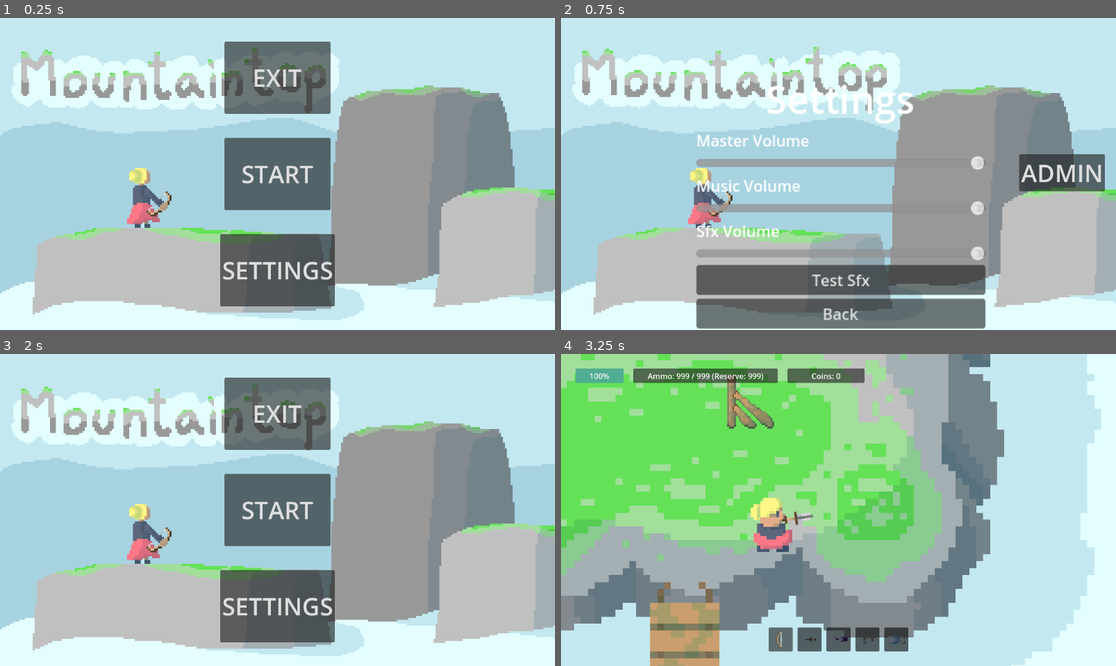
Above: before the commit, frames 1-4 (two rows, left to right).
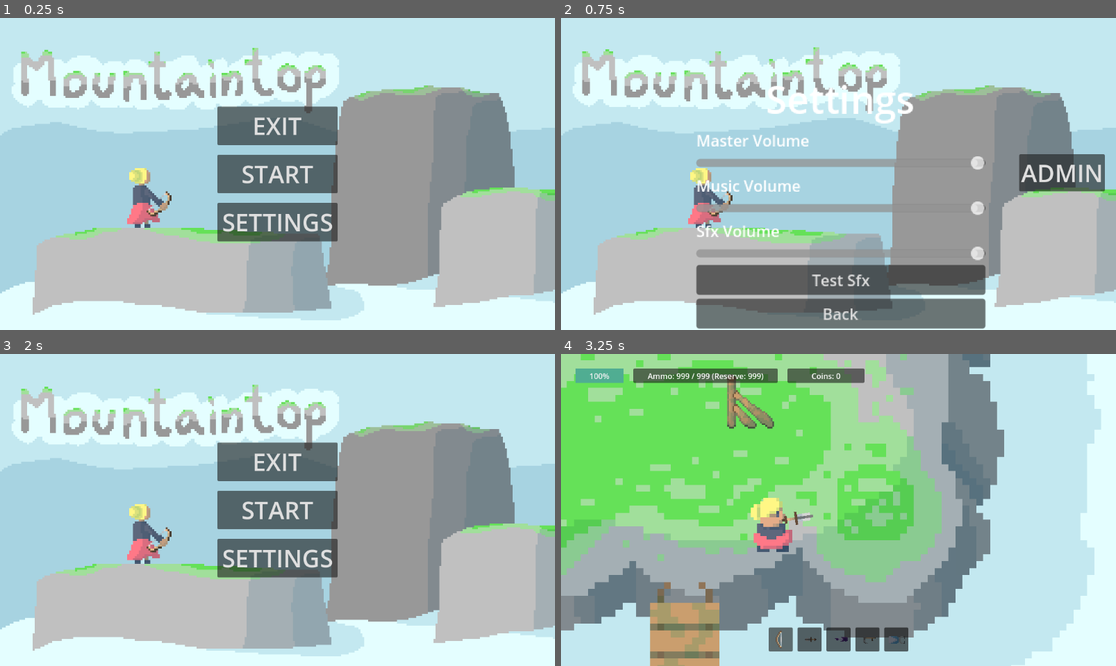
Above: after the commit, the same moments.

Repository: Kryzi/Eksamens-projekt
Game: Godot game, scene res://scenes/main_menu/main_menu.tscn
Two runs of this game, one before a commit and one after it. Both use one fixed random seed, a clock stepped at 60 frames per second and the inputs below. The engine's default icon, where the game draws it, is replaced by a stand-in: a white triangle on a blue panel in a dark square. Sound files missing from this copy of the repository are replaced by a short silence.
Inputs (mouse positions are in pixels of both pictures, inside the frame that each line leads up to):
- Up to frame 1 (0.25 s): no input
- Up to frame 2 (0.75 s): click "SETTINGS" at 0.5 s
- Up to frame 3 (2 s): click "Back" at 1.25 s
- Up to frame 4 (3.25 s): click "START" at 2 s; move the mouse to (960, 494) at 2.77 s; hold D (Right) from 2.78 s (still down); tap 0 (0) at 2.85 s; tap X (x) at 3.05 s

The runs differ from the first frame. In frame 1, 13% of the frame differs, in the area x 39-61%, y 7-93%; in frame 2, 0.4%; in frame 3, 13%; in frame 4, nothing differs.

Commit message:
UI fix i main menu

Diff:
--- a/scenes/main_menu/audiosetting.tscn
+++ b/scenes/main_menu/audiosetting.tscn
@@ -63,7 +63,6 @@
 
 [node name="MenuMusik" type="AudioStreamPlayer" parent="."]
 stream = ExtResource("2_olyfw")
-autoplay = true
 bus = &"Music"
 
 [node name="SwitchOn" type="AudioStreamPlayer" parent="."]
--- a/scenes/main_menu/main_menu.tscn
+++ b/scenes/main_menu/main_menu.tscn
@@ -26,48 +26,48 @@
 grow_vertical = 2
 texture = ExtResource("4_18j40")
 
-[node name="Start" type="Button" parent="."]
+[node name="StartKnap" type="Button" parent="."]
 anchors_preset = 8
 anchor_left = 0.5
 anchor_top = 0.5
 anchor_right = 0.5
 anchor_bottom = 0.5
-offset_left = -110.0
-offset_top = -75.0
-offset_right = 110.0
-offset_bottom = 75.0
+offset_left = -125.0
+offset_top = -40.0
+offset_right = 125.0
+offset_bottom = 40.0
 grow_horizontal = 2
 grow_vertical = 2
 theme_override_font_sizes/font_size = 50
 text = "START"
 
-[node name="Exit" type="Button" parent="."]
+[node name="ExitKnap" type="Button" parent="."]
 anchors_preset = 8
 anchor_left = 0.5
 anchor_top = 0.5
 anchor_right = 0.5
 anchor_bottom = 0.5
-offset_left = -110.0
-offset_top = -275.0
-offset_right = 110.0
-offset_bottom = -125.0
+offset_left = -125.0
+offset_top = -140.0
+offset_right = 125.0
+offset_bottom = -60.0
 grow_horizontal = 2
 grow_vertical = 2
 theme_override_font_sizes/font_size = 50
 text = "EXIT"
 
-[node name="Settings" type="Button" parent="."]
+[node name="SettingsKnap" type="Button" parent="."]
 anchors_preset = 8
 anchor_left = 0.5
 anchor_top = 0.5
 anchor_right = 0.5
 anchor_bottom = 0.5
-offset_left = -110.0
-offset_top = 125.0
-offset_right = 110.0
-offset_bottom = 275.0
+offset_left = -125.0
+offset_top = 60.0
+offset_right = 125.0
+offset_bottom = 140.0
 grow_horizontal = 2
-grow_vertical = 0
+grow_vertical = 2
 size_flags_vertical = 3
 theme_override_font_sizes/font_size = 50
 text = "SETTINGS"
@@ -77,7 +77,8 @@
 volume_db = -5.0
 autoplay = true
 bus = &"Music"
+parameters/looping = false
 
-[connection signal="pressed" from="Start" to="." method="_on_start_pressed"]
-[connection signal="pressed" from="Exit" to="." method="_on_exit_pressed"]
-[connection signal="pressed" from="Settings" to="." method="_on_settings_pressed"]
+[connection signal="pressed" from="StartKnap" to="." method="_on_start_pressed"]
+[connection signal="pressed" from="ExitKnap" to="." method="_on_exit_pressed"]
+[connection signal="pressed" from="SettingsKnap" to="." method="_on_settings_pressed"]
--- a/scenes/main_menu/settings.tscn
+++ b/scenes/main_menu/settings.tscn
@@ -44,6 +44,7 @@
 stream = ExtResource("4_ayu7r")
 autoplay = true
 bus = &"Music"
+parameters/looping = false
 
 [node name="audiosetting" parent="." instance=ExtResource("4_fw85q")]
 anchors_preset = 8
--- a/scripts/main/main_menu/settings.gd
+++ b/scripts/main/main_menu/settings.gd
@@ -1,5 +1,29 @@
 extends Node
 
+@onready var Logo = $Logo
+@onready var Bg = $Background
+var logo_up = true #bevæger loget sig op?
+var i = 0
+var logo_movement = 100
+
+#func _ready():
+	#var win = get_viewport().size
+	#Bg.size = win
+	#Logo.size = win
+
+func _process(_delta):
+	if logo_up == false:
+		Logo.position -= Vector2(0, 0.1)
+		i += 1
+		if i > logo_movement:
+			i = 0
+			logo_up = true
+	else:
+		Logo.position += Vector2(0, 0.1)
+		i += 1
+		if i > logo_movement:
+			i = 0
+			logo_up = false
 
 func _on_admin_pressed() -> void:
 	pass # Replace with function body.
